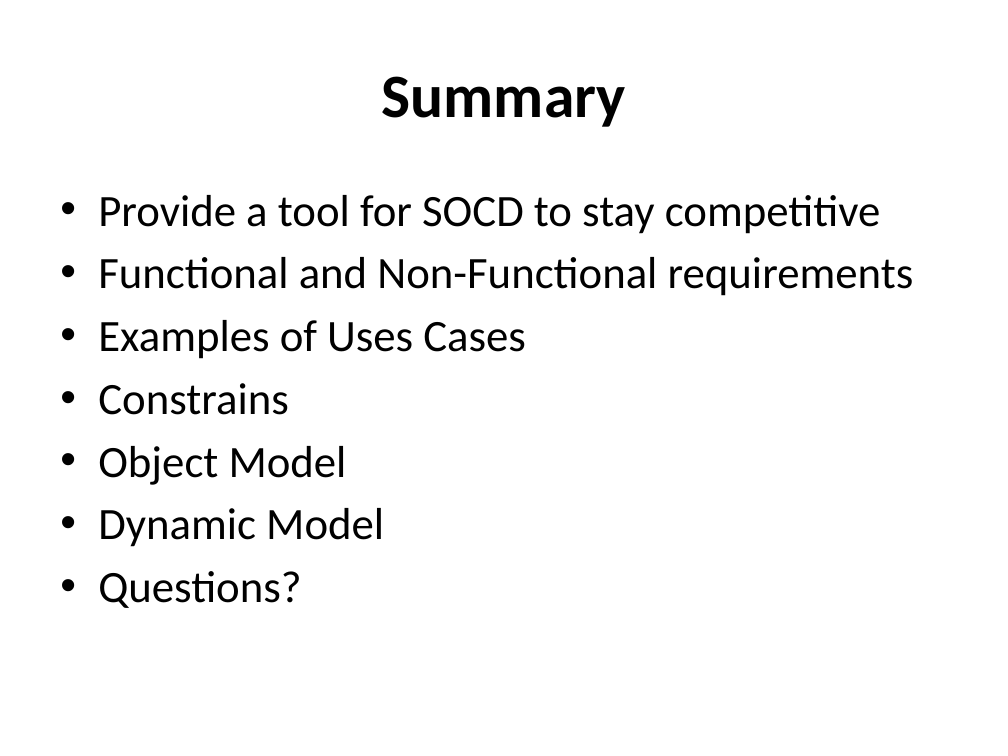
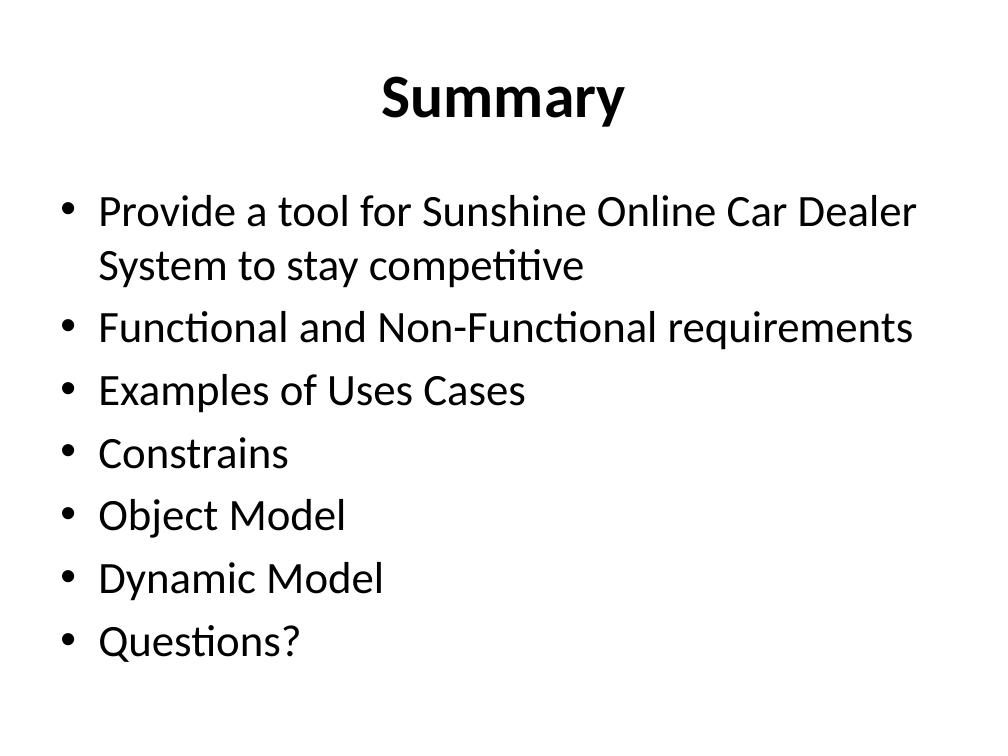
Before and after one commit to cen4010-onlinecardealer/docs, a slide deck: slide 16 of Online Car Dealer System.pptx (slide 17 before the commit). Drawn at 1008x756 pixels with LibreOffice and Linux fonts; fonts in the diff are those of the drawing. Boxes give left, top, right and bottom in pixels: in the first picture for what was removed or moved away, otherwise in the second. Text is boxed around its words. In the diff, an @@ line names an element or a change of style, - is before the commit and + after.

```diff
--- a/Online Car Dealer System.pptx
+++ b/Online Car Dealer System.pptx
@@ text at <box>98,195,917,288</box>: text changed @@
-• Provide a tool for SOCD to stay competitive
+• Provide a tool for Sunshine Online Car Dealer System to stay competitive
```
Also in this commit, not shown: 9 other slides changed, 1 slide removed.
